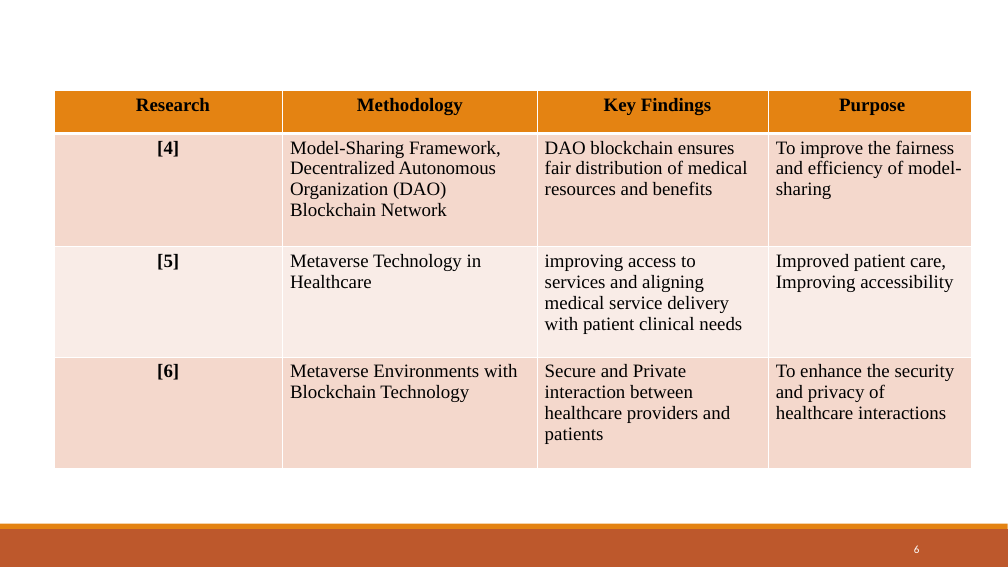
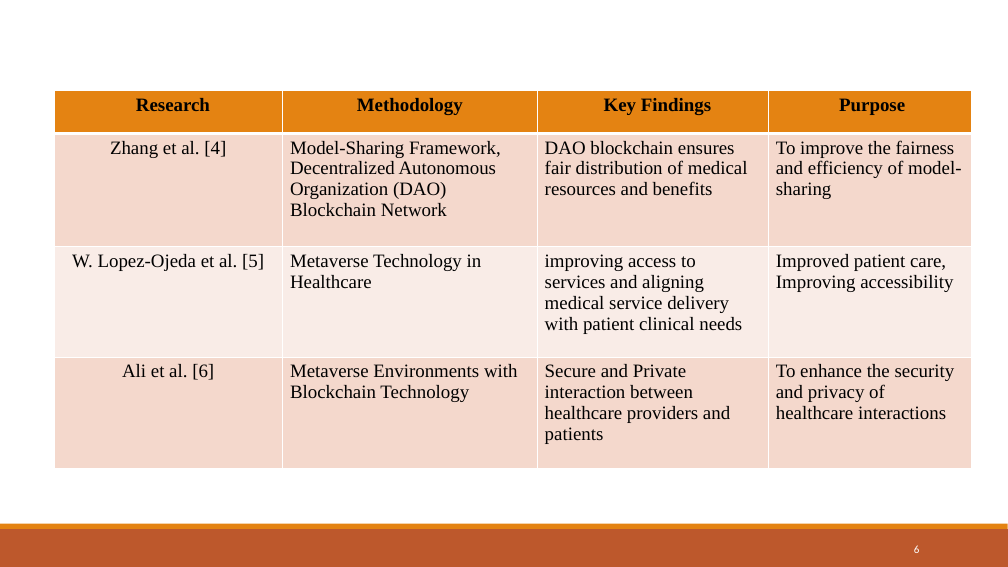
Before and after one commit to Devjethva1111/Metaverse-in-Healthcare, a slide deck: slide 6 of Seminar PPT/23MDS003 - Seminar.pptx. Drawn at 1008x567 pixels with LibreOffice and Linux fonts; fonts in the diff are those of the drawing. Boxes give left, top, right and bottom in pixels: in the first picture for what was removed or moved away, otherwise in the second. Text is boxed around its words. In the diff, an @@ line names an element or a change of style, - is before the commit and + after.

```diff
--- a/Seminar PPT/23MDS003 - Seminar.pptx
+++ b/Seminar PPT/23MDS003 - Seminar.pptx
@@ table at bbox=[54, 91, 972, 469] @@
-row 2, column 1: [4]
+row 2, column 1: Zhang et al. [4]
-row 3, column 1: [5]
+row 3, column 1: W. Lopez-Ojeda et al. [5]
-row 4, column 1: [6]
+row 4, column 1: Ali et al. [6]
```
Also in this commit, not shown: 2 other slides changed, 1 other file.
